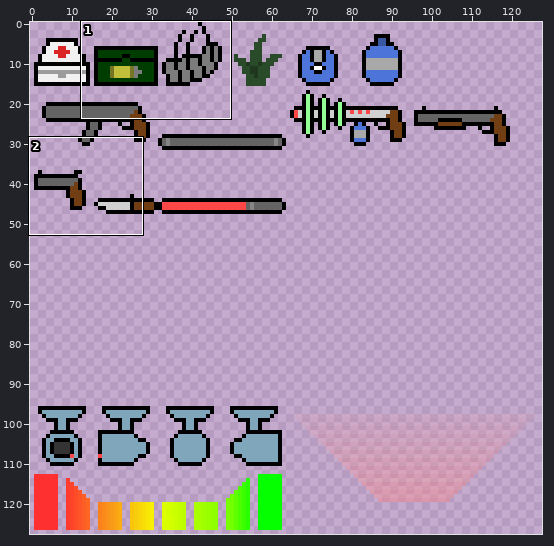
Two states of a sprite sheet, res/items.png. Above, an overview of the earlier version with the close-up marked.
Close-up. Before the edit:
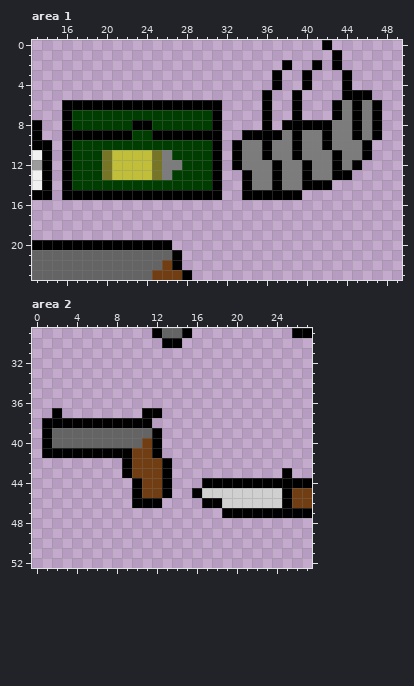
The file is 128x128 pixels. Pixels under 10% opacity are left out. Colours within 5 levels of each other are drawn and written as one. Shown: area 1: x 13..49, y 0..23; area 2: x 0..27, y 29..52.
After:
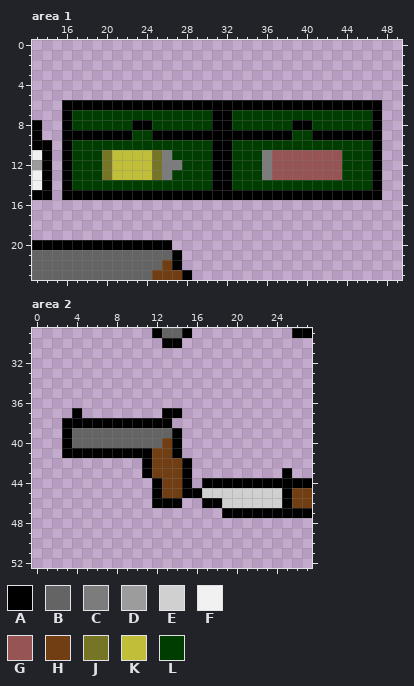
Palette (. is transparent): A #000000  B #646464  C #7c7c7c  D #9c9c9c  E #d0d0d0  F #f1f1f1  G #965454  H #703e12  J #767525  K #c1bf3a  L #003d00
Difference:
Area 1:
The author put colour A in row 6 at x 32 to 35, 37 to 38 and 40 to 42; in rows 7 to 8 at x 32; in row 9 at x 32 to 33; in rows 10 to 14 at x 32 and 47; in row 15 at x 32 to 33 and 40 to 47.
Colour C becomes colour A in row 6 at x 44 and 46; in row 9 at x 38, 41, 43 to 44 and 46.
Colour A becomes colour C in row 11 at x 36.
Colour A becomes colour G in row 11 at x 39 and 43; in rows 12 to 13 at x 37, 40 and 43.
Colour C becomes colour G in row 11 at x 37 to 38 and 40 to 42; in rows 12 to 13 at x 38 to 39 and 41 to 42.
The author put colour L in row 7 at x 33 to 35, 37 to 38 and 40 to 42; in row 8 at x 33 to 35 and 37; in row 12 at x 46; in row 13 at x 33 and 45 to 46; in row 14 at x 33 and 43 to 46.
Colour A becomes colour L in row 7 at x 36, 39, 43 and 45; in row 8 at x 36, 38, 41 to 42 and 45; in row 9 at x 39; in row 10 at x 33, 36, 39, 42 and 46; in row 11 at x 33 and 46; in row 12 at x 33 and 45.
Colour A becomes colour L in row 13 at x 34 and 44; in row 14 at x 34, 37 and 40 to 42.
Colour C becomes colour L in row 7 at x 44 and 46; in row 8 at x 43 to 44 and 46; in row 9 at x 40; in row 10 at x 34 to 35, 37 to 38, 40 to 41 and 43 to 45; in row 11 at x 34 to 35 and 44 to 45; in row 12 at x 34 to 35 and 44.
Colour C becomes colour L in row 13 at x 35; in row 14 at x 35 to 36 and 38 to 39.
The edit erases colour A in row 0 at x 42; in row 1 at x 43; in row 2 at x 38, 41 and 43; in rows 3 to 4 at x 37, 40 and 44; in row 5 at x 36, 39 and 44 to 46.
Area 2:
The author put colour A in row 37 at x 4 and 13 to 14; in row 38 at x 12 to 13; in rows 39 to 41 at x 14; in rows 42 to 45 at x 15; in row 46 at x 13 to 14.
Colour B becomes colour A in rows 39 to 40 at x 3.
Colour H becomes colour A in row 41 at x 10 to 11; in rows 42 to 43 at x 11; in rows 44 to 45 at x 12.
The author put colour B in row 39 at x 13.
Colour A becomes colour B in rows 39 to 40 at x 12.
Colour H becomes colour B in row 40 at x 11.
The author put colour H in rows 40 to 41 at x 13; in rows 42 to 45 at x 14.
Colour A becomes colour H in row 41 at x 12; in rows 42 to 45 at x 13.
The edit erases colour A in row 37 at x 2 and 11 to 12; in row 38 at x 1 to 2; in rows 39 to 40 at x 1; in row 41 at x 1 to 2; in rows 42 to 43 at x 9; in rows 44 to 45 at x 10.
The edit erases colour A in row 46 at x 10 to 11.
The edit erases colour B in rows 39 to 40 at x 2.
The edit erases colour H in rows 42 to 43 at x 10; in rows 44 to 45 at x 11.
Pixel boxes of the changes (left, top, right, bottom) in both close-ups:
changed: (222, 40, 382, 200)
changed: (42, 408, 82, 458)
changed: (122, 408, 192, 508)
